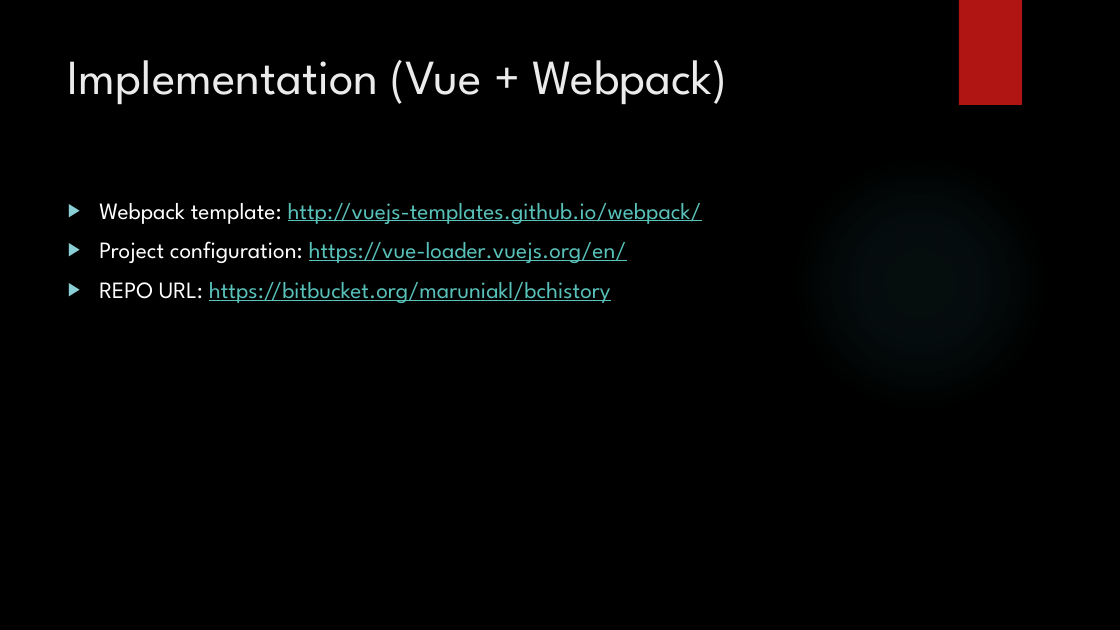
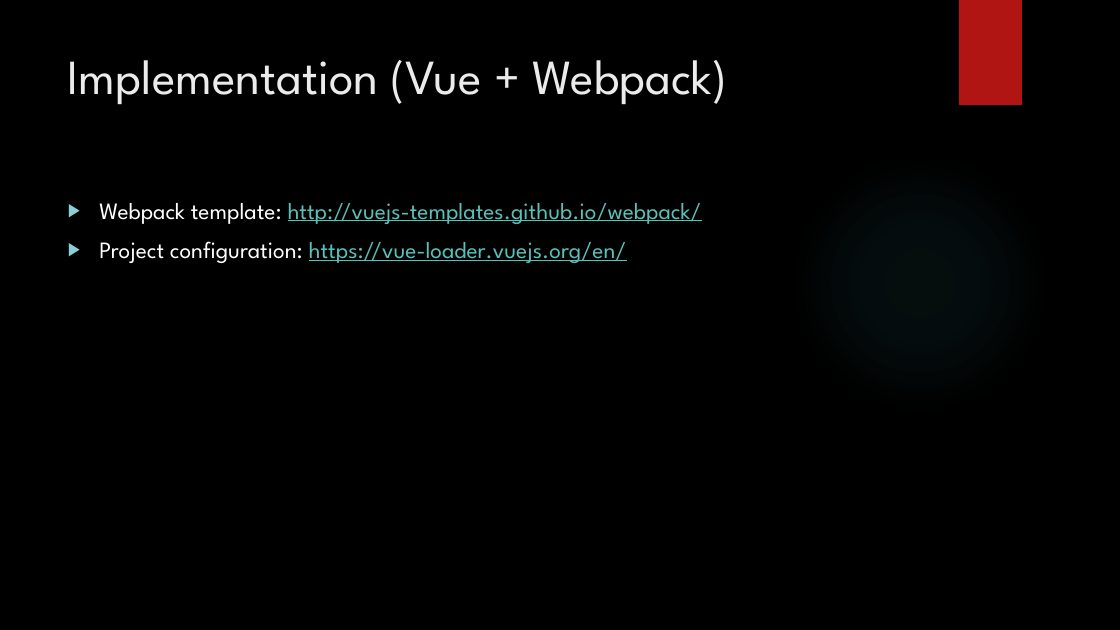
Before and after one commit to lukasmakac/bchistory, a slide deck: slide 7 of VUE.pptx (slide 6 before the commit). Drawn at 1120x630 pixels with LibreOffice and Linux fonts; fonts in the diff are those of the drawing; background and template pictures are left out. Boxes give left, top, right and bottom in pixels: in the first picture for what was removed or moved away, otherwise in the second. Text is boxed around its words. In the diff, an @@ line names an element or a change of style, - is before the commit and + after.

```diff
--- a/VUE.pptx
+++ b/VUE.pptx
@@ text at (99, 282, 611, 303): paragraph removed @@
-▶ REPO URL: https://bitbucket.org/maruniakl/bchistory
```
Also in this commit, not shown: 1 other slide changed, 1 slide added.
